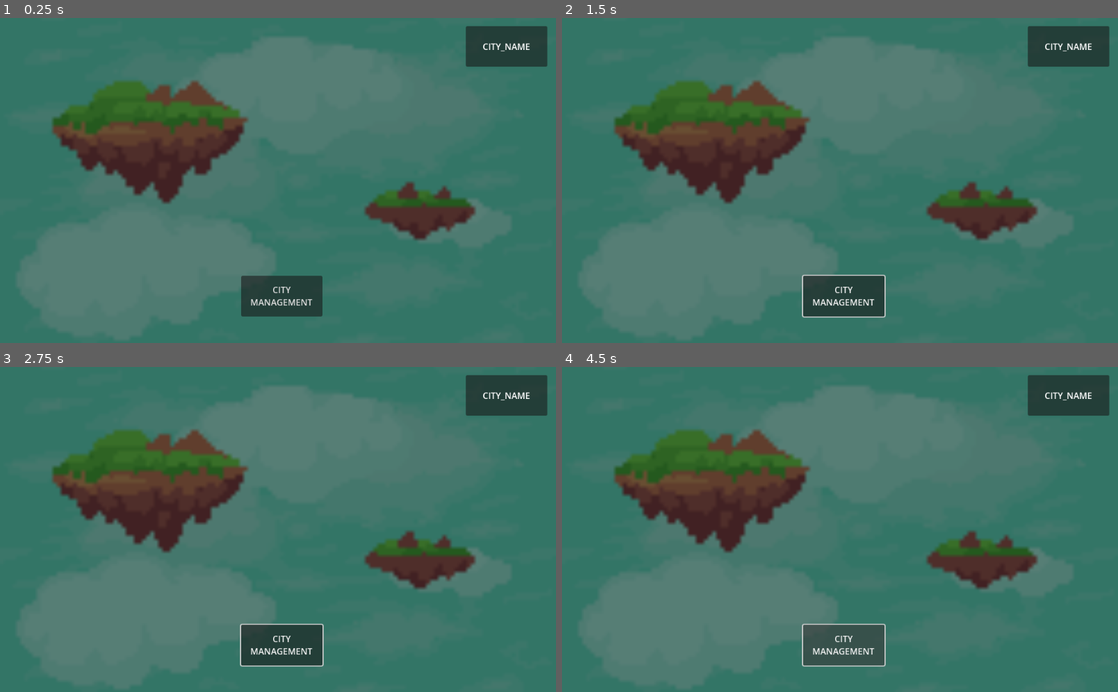
Above: before the commit, frames 1-4 (two rows, left to right).
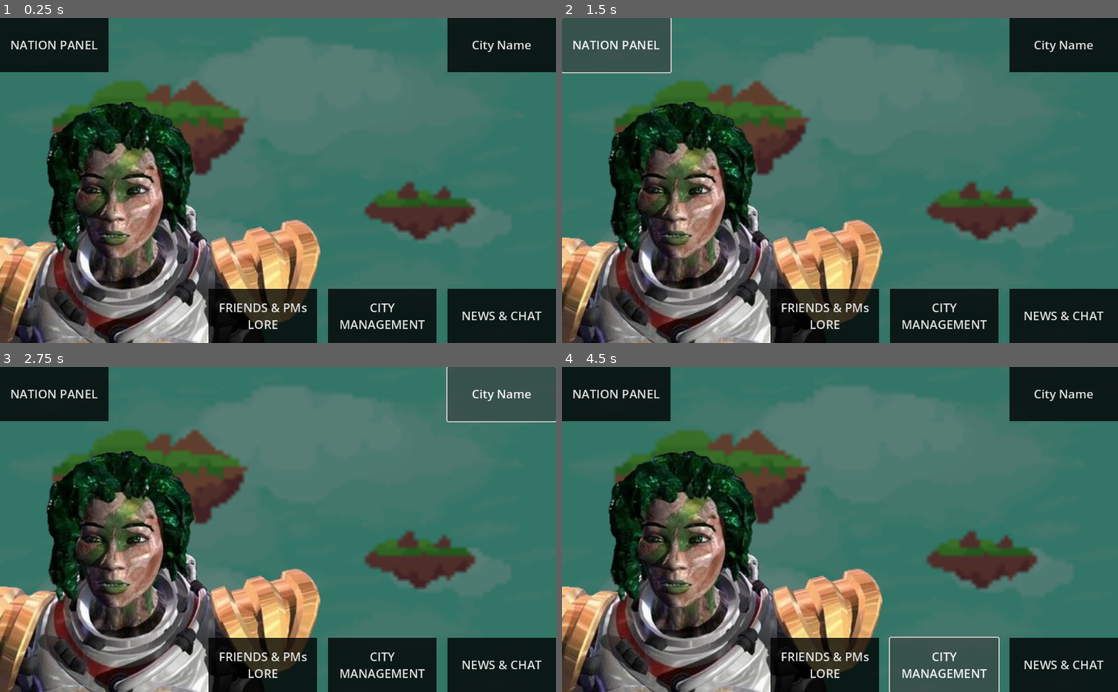
Above: after the commit, the same moments.

Repository: doug-snyder/ProjectSeedling_Godot
Game: Godot game, scene res://node_2d.tscn
Two runs of this game, one before a commit and one after it. Both use one fixed random seed, a clock stepped at 60 frames per second and the inputs below.
Inputs (mouse positions are in pixels of both pictures, inside the frame that each line leads up to):
- Up to frame 1 (0.25 s): no input
- Up to frame 2 (1.5 s): click "CITY MANAGEMENT" at 0.5 s; click (617, 44) at 1.25 s, where only the run after the commit has a clickable "NATION PANEL"
- Up to frame 3 (2.75 s): click (500, 393) at 2 s, where only the run after the commit has a clickable "City Name"
- Up to frame 4 (4.5 s): click (823, 666) at 2.75 s, where only the run after the commit has a clickable "FRIENDS & PMs LORE"; click (1062, 666) at 3.5 s, where only the run after the commit has a clickable "NEWS & CHAT"; click "CITY MANAGEMENT" at 4.25 s

The runs differ from the first frame. In frame 1, 41% of the frame differs, in the area x 0-100%, y 0-100%; in frame 2, 41%; in frame 3, 40%; in frame 4, 41%.

Commit message:
Create custom theme for game overall.

Diff:
--- /dev/null
+++ b/ProjectSeedling_Theme.tres
@@ -0,0 +1,8 @@
+[gd_resource type="Theme" load_steps=2 format=3 uid="uid://be0dfqjy68pdg"]
+
+[sub_resource type="StyleBoxFlat" id="StyleBoxFlat_3ppr3"]
+bg_color = Color(0, 0, 0, 0.784314)
+
+[resource]
+Button/font_sizes/font_size = 22
+Button/styles/normal = SubResource("StyleBoxFlat_3ppr3")
--- a/node_2d.tscn
+++ b/node_2d.tscn
@@ -1,8 +1,10 @@
-[gd_scene load_steps=2 format=3 uid="uid://8c57g5fd0atk"]
+[gd_scene load_steps=4 format=3 uid="uid://8c57g5fd0atk"]
 
 [ext_resource type="Texture2D" uid="uid://cwpv8mpndow8a" path="res://Assets/Background/test_BG.png" id="1_pfm3v"]
+[ext_resource type="Texture2D" uid="uid://f2inldkopin4" path="res://Assets/jade_warplanets.png" id="2_eghj3"]
+[ext_resource type="Theme" uid="uid://be0dfqjy68pdg" path="res://ProjectSeedling_Theme.tres" id="3_r7ayg"]
 
-[node name="MainMenu" type="Control"]
+[node name="Main_Menu" type="Control"]
 layout_mode = 3
 anchors_preset = 15
 anchor_right = 1.0
@@ -10,7 +12,7 @@
 grow_horizontal = 2
 grow_vertical = 2
 
-[node name="TextureRect" type="TextureRect" parent="."]
+[node name="BG" type="TextureRect" parent="."]
 modulate = Color(0.501961, 0.501961, 0.501961, 1)
 custom_minimum_size = Vector2(1024, 600)
 layout_mode = 0
@@ -19,37 +21,67 @@
 texture = ExtResource("1_pfm3v")
 stretch_mode = 6
 
-[node name="Button" type="Button" parent="."]
-custom_minimum_size = Vector2(150, 75)
-layout_mode = 0
-offset_left = 444.0
-offset_top = 476.0
-offset_right = 594.0
-offset_bottom = 551.0
+[node name="Jade" type="TextureRect" parent="."]
+layout_mode = 1
+anchors_preset = 2
+anchor_top = 1.0
+anchor_bottom = 1.0
+offset_top = -445.0
+offset_right = 590.0
+grow_vertical = 0
+texture = ExtResource("2_eghj3")
+
+[node name="Nation_Panel" type="Button" parent="."]
+custom_minimum_size = Vector2(200, 100)
+layout_mode = 1
+offset_right = 150.0
+offset_bottom = 75.0
+theme = ExtResource("3_r7ayg")
+text = "NATION PANEL"
+
+[node name="City_Name" type="Button" parent="."]
+custom_minimum_size = Vector2(200, 100)
+layout_mode = 1
+anchors_preset = 1
+anchor_left = 1.0
+anchor_right = 1.0
+offset_left = -150.0
+offset_bottom = 75.0
+grow_horizontal = 0
+theme = ExtResource("3_r7ayg")
+text = "City Name"
+
+[node name="HBoxContainer" type="HBoxContainer" parent="."]
+layout_mode = 1
+anchors_preset = 3
+anchor_left = 1.0
+anchor_top = 1.0
+anchor_right = 1.0
+anchor_bottom = 1.0
+offset_left = -458.0
+offset_top = -75.0
+grow_horizontal = 0
+grow_vertical = 0
+theme_override_constants/separation = 20
+alignment = 2
+
+[node name="Social_Panel" type="Button" parent="HBoxContainer"]
+custom_minimum_size = Vector2(200, 100)
+layout_mode = 2
+theme = ExtResource("3_r7ayg")
+text = "FRIENDS & PMs
+LORE
+"
+
+[node name="City_Management" type="Button" parent="HBoxContainer"]
+custom_minimum_size = Vector2(200, 100)
+layout_mode = 2
+theme = ExtResource("3_r7ayg")
 text = "CITY
 MANAGEMENT"
 
-[node name="Panel" type="Panel" parent="."]
-custom_minimum_size = Vector2(150, 75)
-layout_mode = 0
-offset_left = 858.0
-offset_top = 15.0
-offset_right = 1008.0
-offset_bottom = 90.0
-
-[node name="Label" type="Label" parent="Panel"]
-layout_mode = 1
-anchors_preset = 8
-anchor_left = 0.5
-anchor_top = 0.5
-anchor_right = 0.5
-anchor_bottom = 0.5
-offset_left = -44.0
-offset_top = -11.5
-offset_right = 44.0
-offset_bottom = 11.5
-grow_horizontal = 2
-grow_vertical = 2
-text = "CITY_NAME"
-horizontal_alignment = 1
-vertical_alignment = 1
+[node name="News_Panel" type="Button" parent="HBoxContainer"]
+custom_minimum_size = Vector2(200, 100)
+layout_mode = 2
+theme = ExtResource("3_r7ayg")
+text = "NEWS & CHAT"
